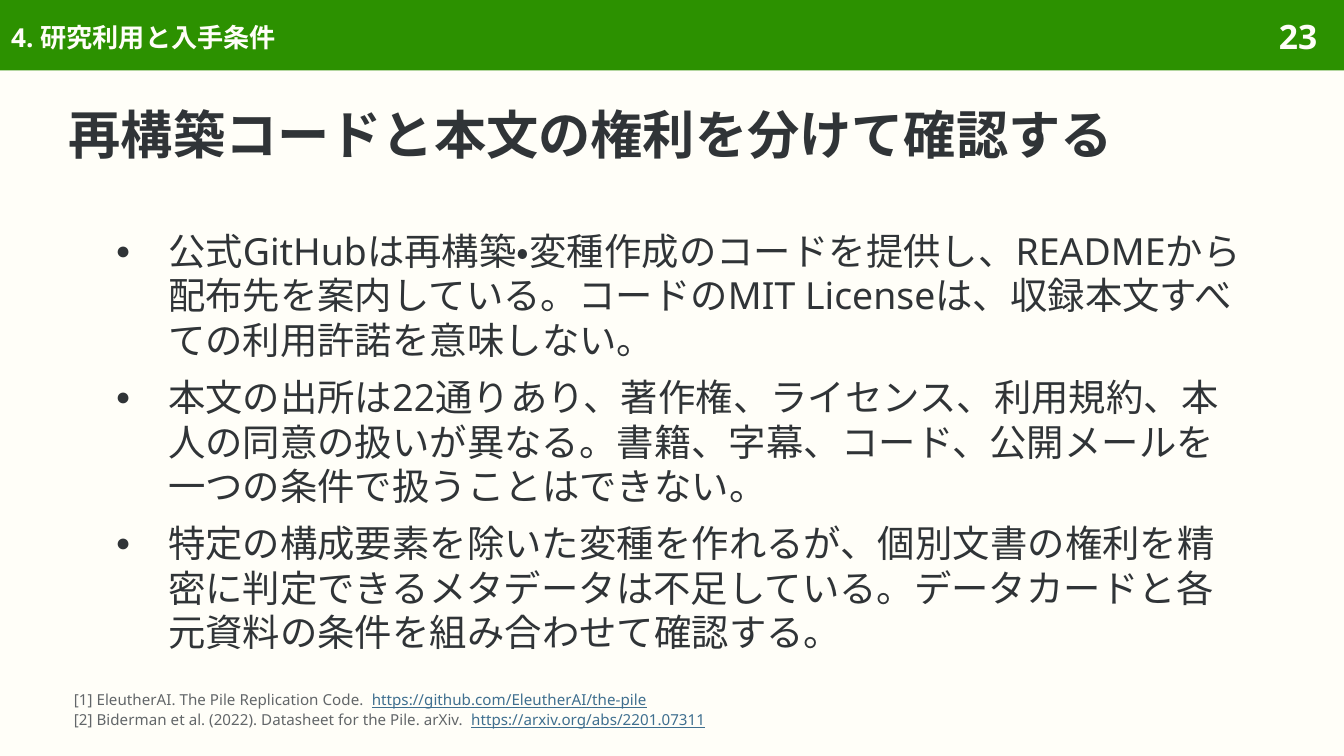
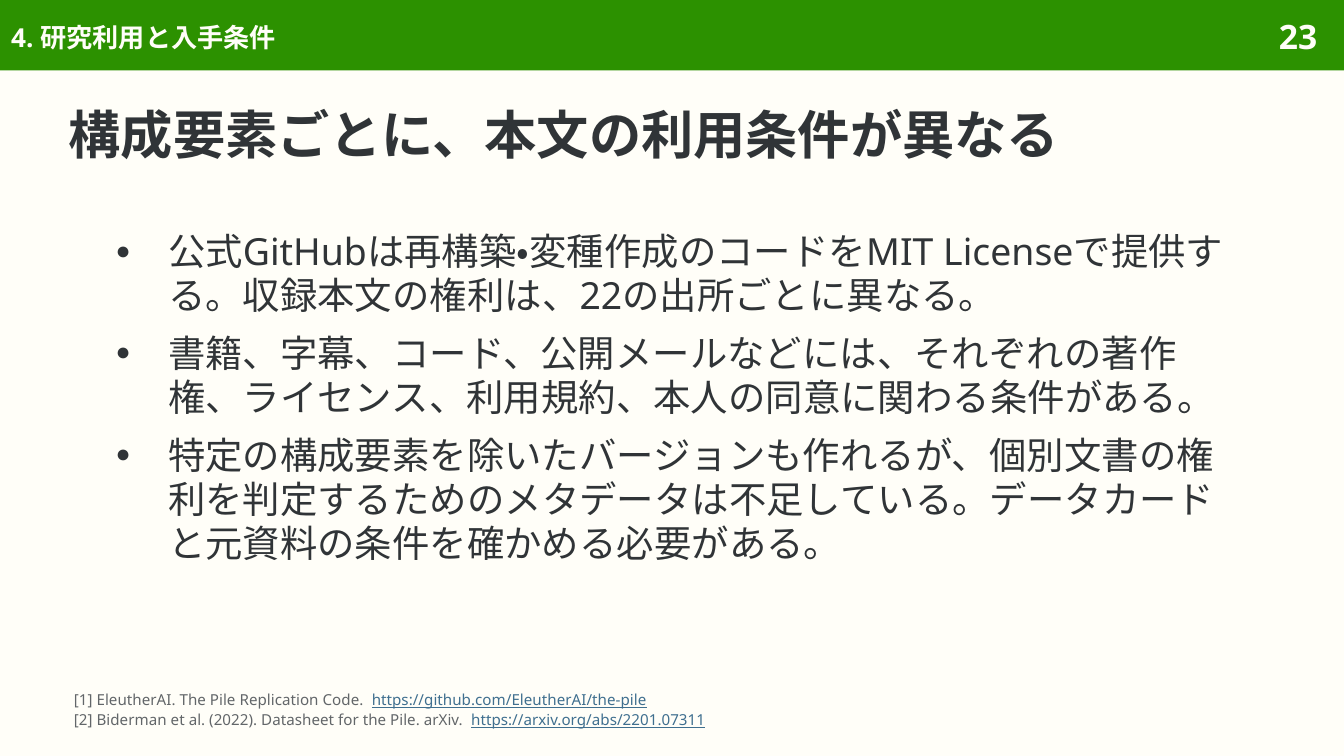
Before and after one commit to sasakiy84/datasets-in-10-minutes, a slide deck: slide 23 of slides/datasets-in-10-minutes-the-pile.pptx. Drawn at 1344x756 pixels with LibreOffice and Linux fonts; fonts in the diff are those of the drawing. Boxes give left, top, right and bottom in pixels: in the first picture for what was removed or moved away, otherwise in the second. Text is boxed around its words. In the diff, an @@ line names an element or a change of style, - is before the commit and + after.

```diff
--- a/slides/datasets-in-10-minutes-the-pile.pptx
+++ b/slides/datasets-in-10-minutes-the-pile.pptx
@@ title at <box>69,109,1059,159</box>: text changed @@
-再構築コードと本文の権利を分けて確認する
+構成要素ごとに、本文の利用条件が異なる
@@ text at <box>168,233,1215,560</box>: text changed @@
-● 公式GitHubは再構築・変種作成のコードを提供し、READMEから配布先を案内している。コードのMIT Licenseは、収録本文すべての利用許諾を意味しない。
-● 本文の出所は22通りあり、著作権、ライセンス、利用規約、本人の同意の扱いが異なる。書籍、字幕、コード、公開メールを一つの条件で扱うことはできない。
-● 特定の構成要素を除いた変種を作れるが、個別文書の権利を精密に判定できるメタデータは不足している。データカードと各元資料の条件を組み合わせて確認する。
+● 公式GitHubは再構築・変種作成のコードをMIT Licenseで提供する。収録本文の権利は、22の出所ごとに異なる。
+● 書籍、字幕、コード、公開メールなどには、それぞれの著作権、ライセンス、利用規約、本人の同意に関わる条件がある。
+● 特定の構成要素を除いたバージョンも作れるが、個別文書の権利を判定するためのメタデータは不足している。データカードと元資料の条件を確かめる必要がある。
```
Also in this commit, not shown: 36 other slides changed, 2 slides removed, 40 other files.
